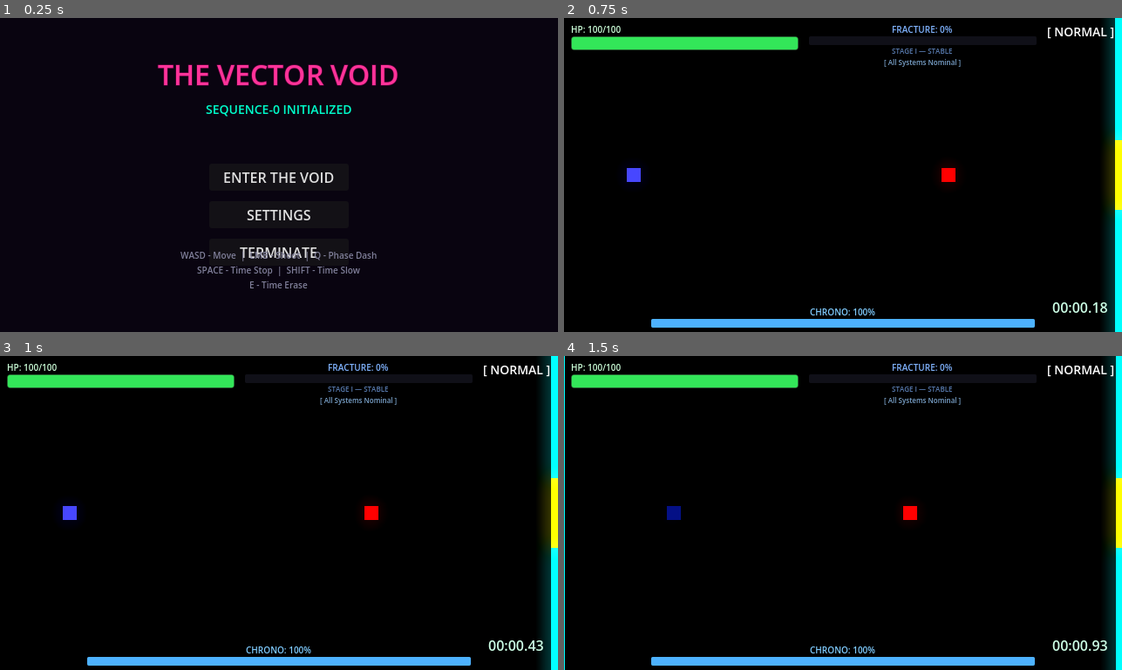
Above: before the commit, frames 1-4 (two rows, left to right).
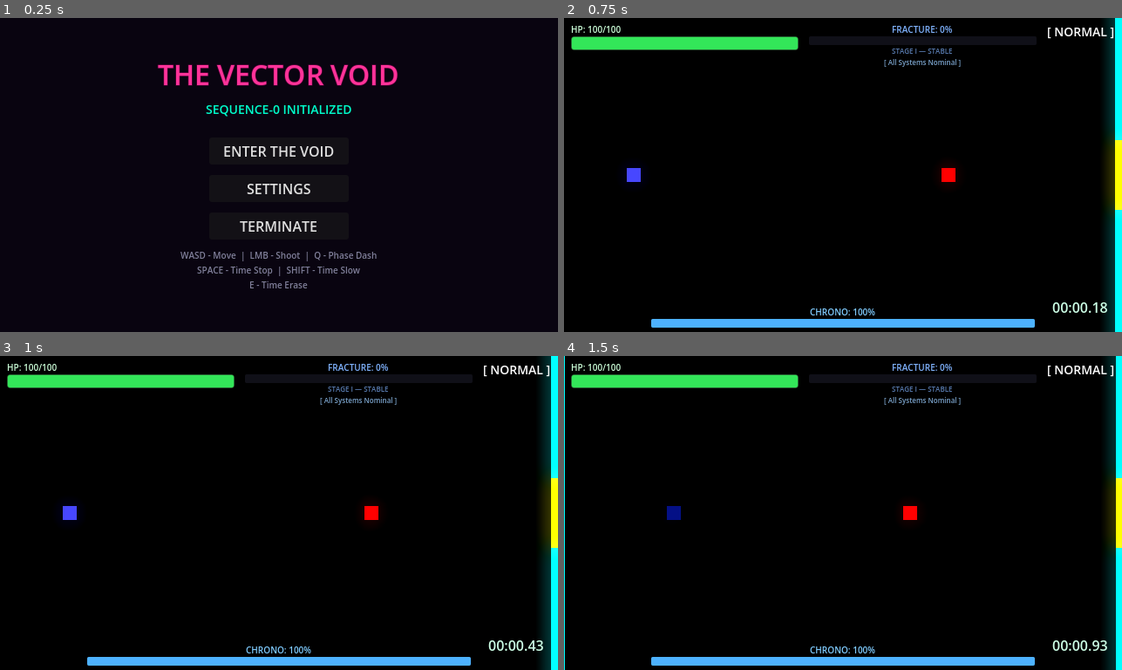
Above: after the commit, the same moments.

Repository: scarf-y/Polychron
Game: Godot game, scene res://scenes/ui/main_menu.tscn
Same seed, same stepped clock (60 frames per second), same inputs: the game is played once before the commit and once after it.
Inputs (mouse positions are in pixels of both pictures, inside the frame that each line leads up to):
- Up to frame 1 (0.25 s): no input
- Up to frame 2 (0.75 s): click "ENTER THE VOID" at 0.5 s
- Up to frame 3 (1 s): no input
- Up to frame 4 (1.5 s): move the mouse to (965, 497) at 1.27 s; hold D (move_right) from 1.28 s (still down); tap Q (dash) at 1.35 s

The runs differ from the first frame. In frame 1, 1.5% of the frame differs, in the area x 40-60%, y 40-77%; in frame 2, nothing differs; in frame 3, nothing differs; in frame 4, nothing differs.

Commit message:
fix: prevent jitter stacking when screenshake disabled, adjust main menu layout

Diff:
--- a/scenes/ui/main_menu.tscn
+++ b/scenes/ui/main_menu.tscn
@@ -80,9 +80,9 @@
 anchor_right = 0.5
 anchor_bottom = 0.5
 offset_left = -80.0
-offset_top = 10.0
+offset_top = -20.0
 offset_right = 80.0
-offset_bottom = 80.0
+offset_bottom = 50.0
 theme_override_constants/separation = 12
 
 [node name="StartButton" type="Button" parent="VBoxContainer"]
--- a/scripts/time_effect.gd
+++ b/scripts/time_effect.gd
@@ -146,7 +146,7 @@
 
 # --- Stage III: Screen Jitter ---
 func _process_jitter(_delta: float) -> void:
-	if _jitter_intensity <= 0.0:
+	if _jitter_intensity <= 0.0 or not GlobalSettings.screenshake_enabled:
 		return
 
 	var cam: Camera2D = get_viewport().get_camera_2d() if get_viewport() else null
@@ -155,12 +155,15 @@
 
 	# Only add jitter when GameJuice isn't already shaking
 	# (We piggyback on their offset system)
-	if _jitter_intensity > 0.0 and _fracture_stage >= 3:
+	if _fracture_stage >= 3:
 		var jitter := Vector2(
 			randf_range(-_jitter_intensity, _jitter_intensity),
 			randf_range(-_jitter_intensity, _jitter_intensity)
 		)
-		cam.offset += jitter
+		# To avoid infinite offset stacking, we just assign the jitter,
+		# assuming GameJuice reset it, or we rely on the small variance.
+		# A better way is to only apply it if GameJuice isn't applying heavy shake.
+		cam.offset = jitter
 
 # --- Stage IV: Occasional Color Inversion ---
 func _process_inversion(delta: float) -> void:
